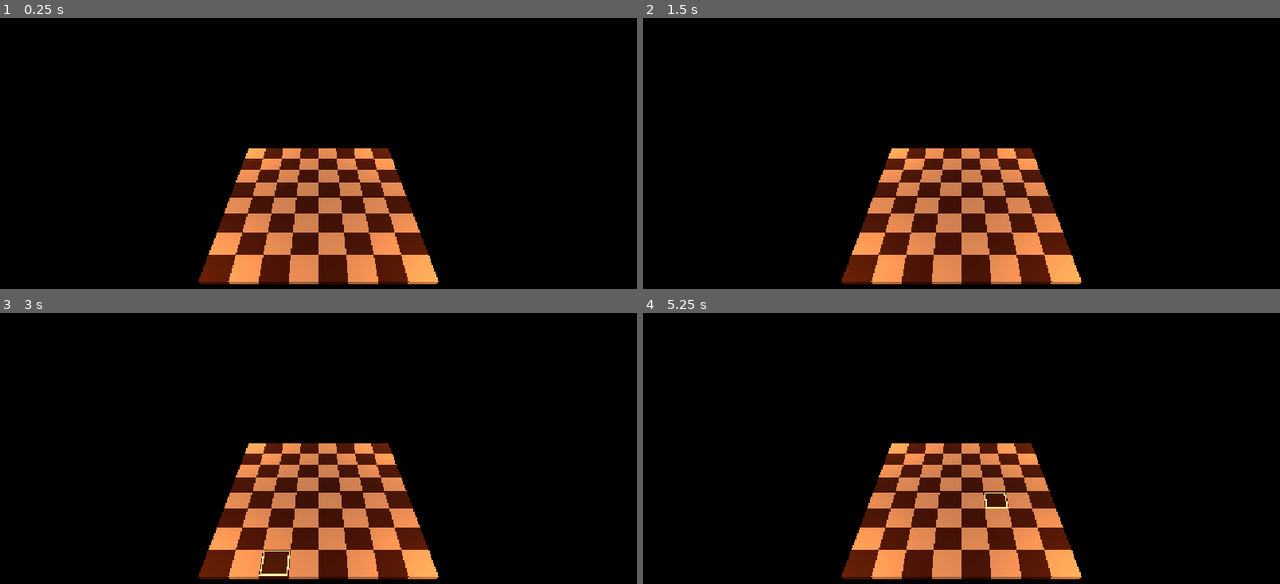
Above: before the commit, frames 1-4 (two rows, left to right).
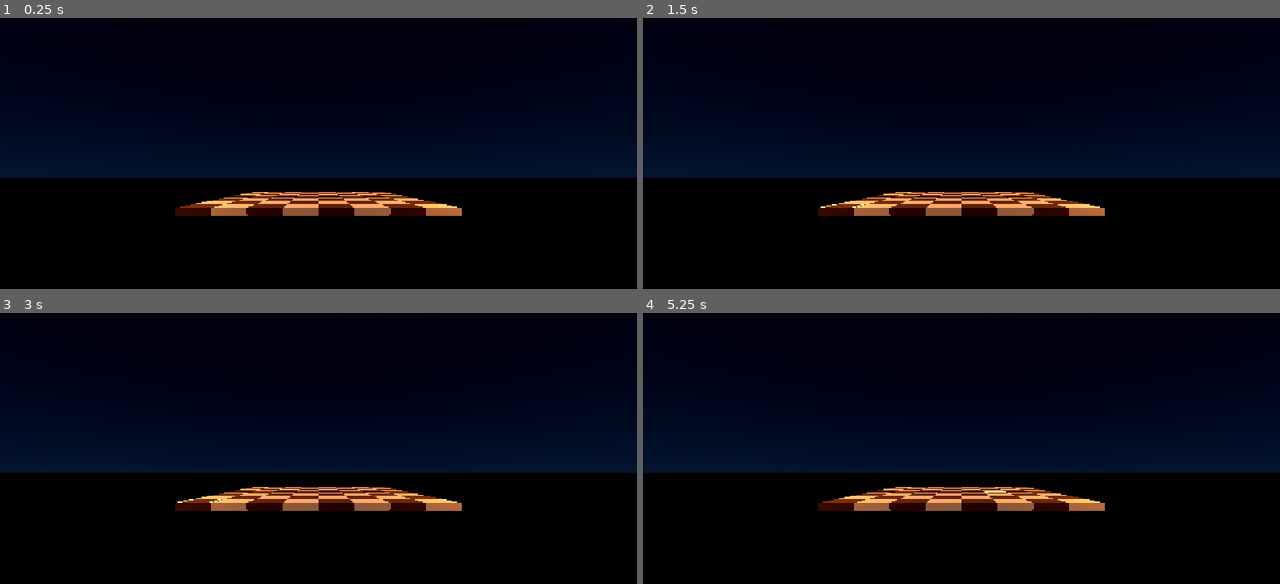
Above: after the commit, the same moments.

Repository: JavaneseIvankov/nusantara-chess
Game: Godot game, scene res://main/main.tscn
Two runs of this game, one before a commit and one after it. Both use one fixed random seed, a clock stepped at 60 frames per second and the inputs below.
Inputs (mouse positions are in pixels of both pictures, inside the frame that each line leads up to):
- Up to frame 1 (0.25 s): no input
- Up to frame 2 (1.5 s): tap Enter at 0.5 s; move the mouse to (1101, 177) at 0.52 s; click (1101, 177) at 0.67 s; tap Space at 1.25 s; move the mouse to (834, 215) at 1.27 s; click (834, 215) at 1.42 s
- Up to frame 3 (3 s): tap Enter at 2 s; move the mouse to (382, 413) at 2.02 s; click (382, 413) at 2.17 s; tap Space at 2.75 s; move the mouse to (286, 562) at 2.77 s; click (286, 562) at 2.92 s
- Up to frame 4 (5.25 s): tap Enter at 3.5 s; move the mouse to (1152, 546) at 3.52 s; click (1152, 546) at 3.67 s; tap Space at 4.25 s; move the mouse to (770, 437) at 4.27 s; click (770, 437) at 4.42 s; move the mouse to (993, 491) at 5.02 s; click (993, 491) at 5.17 s

The runs differ from the first frame. In frame 1, 41% of the frame differs, in the area x 0-100%, y 19-99%; in frame 2, 41%; in frame 3, 41%; in frame 4, 41%.

Commit message:
feat(camera): implement smooth 360-degree orbital camera rig with zoom
- Restructure Camera3D under CameraRig and PitchPivot gimbal hierarchy

- Add right-click drag rotation and scroll wheel zoom with damping interpolation

Diff:
--- a/main/main.tscn
+++ b/main/main.tscn
@@ -1,6 +1,7 @@
 [gd_scene format=3 uid="uid://cy0kkjtw1l5gb"]
 
 [ext_resource type="PackedScene" uid="uid://cssct0atfxtnp" path="res://scenes/board/chess_board.tscn" id="1_53q0u"]
+[ext_resource type="Script" uid="uid://cjaohubokj2kv" path="res://scripts/core/camera_rig.gd" id="1_pjrb6"]
 
 [sub_resource type="ProceduralSkyMaterial" id="ProceduralSkyMaterial_7h7mn"]
 sky_top_color = Color(0.019607844, 0.03529412, 0.078431375, 1)
@@ -27,8 +28,14 @@
 [node name="WorldEnvironment" type="WorldEnvironment" parent="." unique_id=1161302801]
 environment = SubResource("Environment_p5viw")
 
-[node name="Camera3D" type="Camera3D" parent="." unique_id=2068823499]
-transform = Transform3D(1, 0, 0, 0, 0.70710677, 0.70710677, 0, -0.70710677, 0.70710677, 0, 7.5, 7.5)
+[node name="CameraRig" type="Node3D" parent="." unique_id=180539331]
+script = ExtResource("1_pjrb6")
+
+[node name="PitchPivot" type="Node3D" parent="CameraRig" unique_id=488953950]
+transform = Transform3D(1, 0, 0, 0, 0.9969173, 0.0784591, 0, -0.0784591, 0.9969173, 0, 0, 0)
+
+[node name="Camera3D" type="Camera3D" parent="CameraRig/PitchPivot" unique_id=2068823499]
+transform = Transform3D(1, 0, 0, 0, 1.0000002, 0, 0, 0, 1.0000002, 0, 0, 10.5)
 
 [node name="ChessBoard" parent="." unique_id=1526687798 instance=ExtResource("1_53q0u")]
 
--- /dev/null
+++ b/scripts/core/camera_rig.gd
@@ -0,0 +1,45 @@
+extends Node3D
+
+@export var rotation_speed: float = 0.005
+@export var zoom_speed: float = 1.0
+@export var min_zoom: float = 5.5
+@export var max_zoom: float = 16.0
+@export var min_pitch_deg: float = -80.0 # Batas lihat dari atas (top-down)
+@export var max_pitch_deg: float = -18.0 # Batas lihat rendah agar tidak tembus bawah papan
+@export var smoothness: float = 12.0
+
+@onready var pitch_pivot: Node3D = $PitchPivot
+@onready var camera: Camera3D = $PitchPivot/Camera3D
+
+var target_yaw: float = 0.0
+var target_pitch: float = deg_to_rad(-45.0)
+var target_zoom: float = 10.5
+var is_rotating: bool = false
+
+func _ready() -> void:
+	target_yaw = rotation.y
+	target_pitch = pitch_pivot.rotation.x
+	target_zoom = camera.position.z
+
+func _unhandled_input(event: InputEvent) -> void:
+	# Mulai/berhenti memutar kamera saat klik kanan atau klik tengah ditahan
+	if event is InputEventMouseButton:
+		if event.button_index == MOUSE_BUTTON_RIGHT or event.button_index == MOUSE_BUTTON_MIDDLE:
+			is_rotating = event.pressed
+		elif event.button_index == MOUSE_BUTTON_WHEEL_UP and event.pressed:
+			target_zoom = clamp(target_zoom - zoom_speed, min_zoom, max_zoom)
+		elif event.button_index == MOUSE_BUTTON_WHEEL_DOWN and event.pressed:
+			target_zoom = clamp(target_zoom + zoom_speed, min_zoom, max_zoom)
+
+	# Hitung perubahan sudut saat mouse digeser sambil menahan tombol putar
+	elif event is InputEventMouseMotion and is_rotating:
+		target_yaw -= event.relative.x * rotation_speed
+		target_pitch -= event.relative.y * rotation_speed
+		target_pitch = clamp(target_pitch, deg_to_rad(min_pitch_deg), deg_to_rad(max_pitch_deg))
+
+func _process(delta: float) -> void:
+	# Interpolasi halus (lerp) untuk gerakan kamera
+	var weight: float = clamp(smoothness * delta, 0.0, 1.0)
+	rotation.y = lerp_angle(rotation.y, target_yaw, weight)
+	pitch_pivot.rotation.x = lerp(pitch_pivot.rotation.x, target_pitch, weight)
+	camera.position.z = lerp(camera.position.z, target_zoom, weight)
Not shown, added: scripts/core/camera_rig.gd.uid
